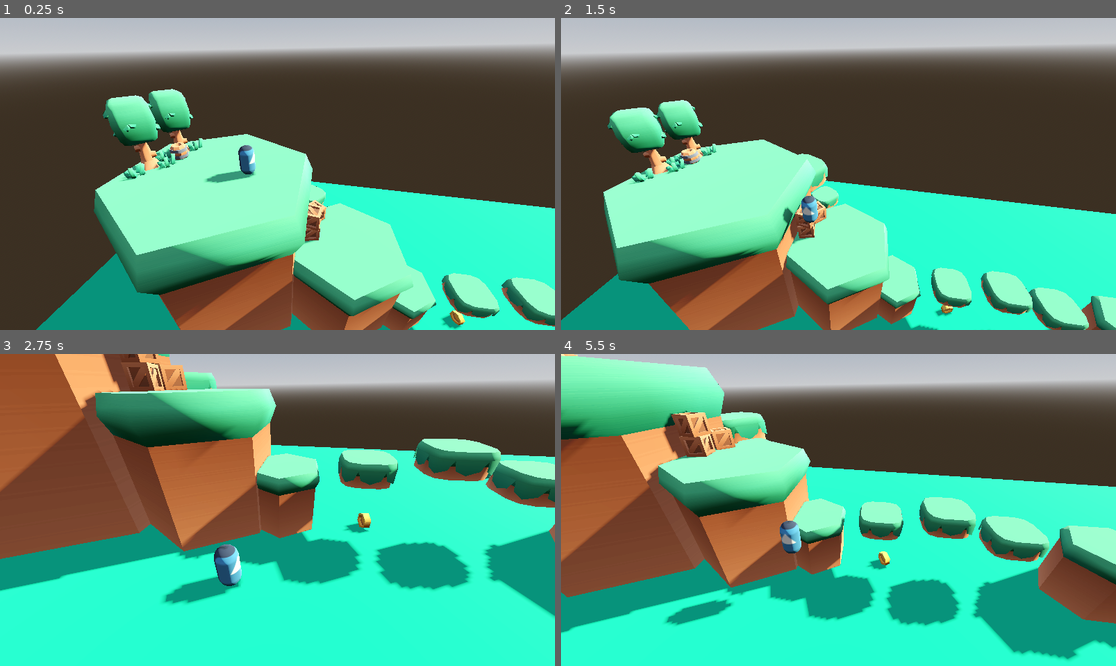
Above: before the commit, frames 1-4 (two rows, left to right).
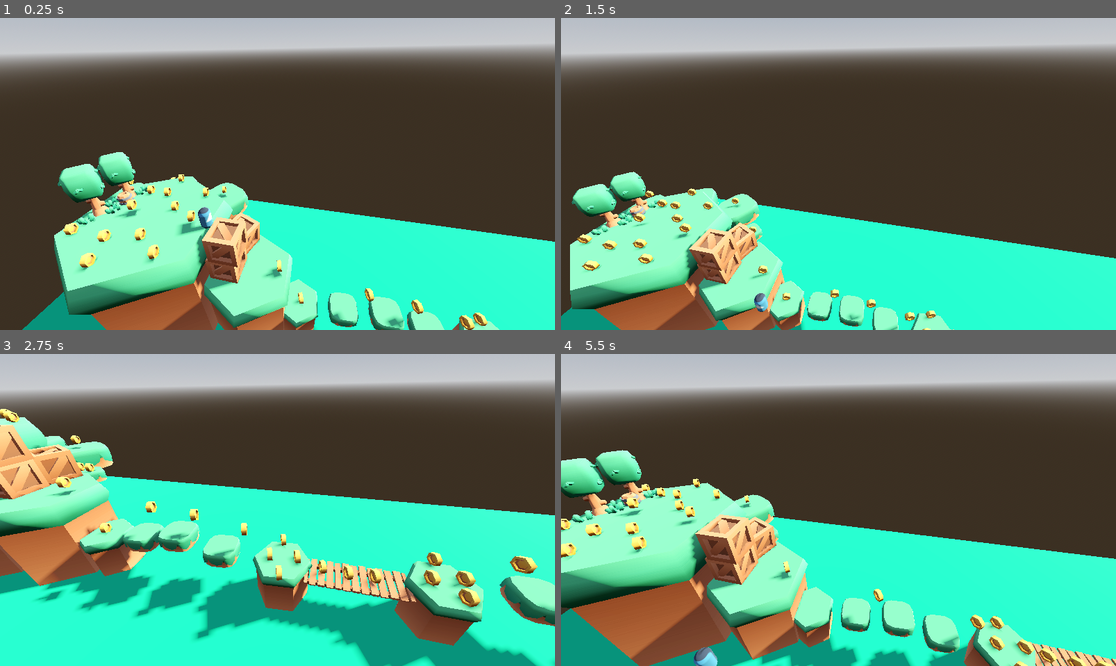
Above: after the commit, the same moments.

Repository: alocinny/3d-game-platformer
Game: Godot game, scene res://scenes/main.tscn
Two runs of this game, one before a commit and one after it. Both use one fixed random seed, a clock stepped at 60 frames per second and the inputs below. The engine's default icon, where the game draws it, is replaced by a stand-in: a white triangle on a blue panel in a dark square.
Inputs:
- Up to frame 1 (0.25 s): no input
- Up to frame 2 (1.5 s): hold D (right) 0.53-1.28 s; tap Space (jump) at 0.77 s; hold S (backwards) from 1.28 s (still down)
- Up to frame 3 (2.75 s): tap Space (jump) at 1.52 s; release S (backwards) at 2.03 s; hold D (right) from 2.03 s (still down)
- Up to frame 4 (5.5 s): release D (right) at 2.78 s; hold W (forward) 2.78-3.53 s; tap Space (jump) at 3.02, 3.77, 4.52 s; hold A (left) 3.53-5.03 s; hold S (backwards) from 5.03 s (still down)

The runs differ from the first frame. In frame 1, 38% of the frame differs, in the area x 4-100%, y 22-100%; in frame 2, 39%; in frame 3, 62%; in frame 4, 66%, in the area x 0-100%, y 0-100%.

Commit message:
add moedas + animação

Diff:
--- a/objects/coin_gold.tscn
+++ b/objects/coin_gold.tscn
@@ -5,6 +5,25 @@
 
 [sub_resource type="ConvexPolygonShape3D" id="ConvexPolygonShape3D_1w08w"]
 points = PackedVector3Array(-0.173205, 0.0999608, -0.075, -3.3915e-05, 0, -0.075, -0.173205, 0.0999608, 0.075, -0.17320 …(234 unchanged characters)…
+
+[sub_resource type="Animation" id="Animation_r3h68"]
+length = 0.001
+tracks/0/type = "value"
+tracks/0/imported = false
+tracks/0/enabled = true
+tracks/0/path = NodePath(".:rotation")
+tracks/0/interp = 1
+tracks/0/loop_wrap = true
+tracks/0/keys = {
+"times": PackedFloat32Array(0),
+"transitions": PackedFloat32Array(1),
+"update": 0,
+"values": [Vector3(0, 0, 0)]
+}
+
+[sub_resource type="Animation" id="Animation_7ubab"]
+resource_name = "collect"
+length = 0.3
 
 [sub_resource type="Animation" id="Animation_1w08w"]
 resource_name = "default"
@@ -21,49 +40,6 @@
 "transitions": PackedFloat32Array(1, 1),
 "update": 0,
 "values": [Vector3(0, 0, 0), Vector3(0, 3.14159, 0)]
-}
-
-[sub_resource type="Animation" id="Animation_r3h68"]
-length = 0.001
-tracks/0/type = "value"
-tracks/0/imported = false
-tracks/0/enabled = true
-tracks/0/path = NodePath(".:rotation")
-tracks/0/interp = 1
-tracks/0/loop_wrap = true
-tracks/0/keys = {
-"times": PackedFloat32Array(0),
-"transitions": PackedFloat32Array(1),
-"update": 0,
-"values": [Vector3(0, 0, 0)]
-}
-tracks/1/type = "value"
-tracks/1/imported = false
-tracks/1/enabled = true
-tracks/1/path = NodePath(".:position")
-tracks/1/interp = 1
-tracks/1/loop_wrap = true
-tracks/1/keys = {
-"times": PackedFloat32Array(0),
-"transitions": PackedFloat32Array(1),
-"update": 0,
-"values": [Vector3(0, 0, 0)]
-}
-
-[sub_resource type="Animation" id="Animation_7ubab"]
-resource_name = "collect"
-length = 0.3
-tracks/0/type = "value"
-tracks/0/imported = false
-tracks/0/enabled = true
-tracks/0/path = NodePath(".:position")
-tracks/0/interp = 1
-tracks/0/loop_wrap = true
-tracks/0/keys = {
-"times": PackedFloat32Array(0, 0.3),
-"transitions": PackedFloat32Array(1, 1),
-"update": 0,
-"values": [Vector3(0, 0, 0), Vector3(0, 0.2, 0)]
 }
 
 [sub_resource type="AnimationLibrary" id="AnimationLibrary_7ubab"]
--- a/scenes/main.tscn
+++ b/scenes/main.tscn
@@ -19,9 +19,10 @@
 glow_enabled = true
 
 [node name="Main" type="Node3D"]
+transform = Transform3D(0.45794, 0, 0, 0, 0.45794, 0, 0, 0, 0.45794, 0, 0, 0)
 
 [node name="Camera3D" type="Camera3D" parent="."]
-transform = Transform3D(-0.224194, -0.515507, 0.827036, -0.0163632, 0.850511, 0.525703, -0.974407, 0.104327, -0.199115, 4.48348, 7.49857, 3.37705)
+transform = Transform3D(-0.52601, -1.2095, 1.94041, -0.0383918, 1.99549, 1.23342, -2.28618, 0.244774, -0.467168, 4.48348, 7.49857, 3.37705)
 script = ExtResource("1_sugp2")
 offset = Vector3(0, 2.605, -1.88)
 follow_speed = 6.0
@@ -41,7 +42,186 @@
 jump_velocity = 9.4
 
 [node name="World" parent="." instance=ExtResource("2_sugp2")]
+transform = Transform3D(1, 0, 0, 0, 1, 0, 0, 0, 1, 0, 0, 0)
 
 [node name="coins" type="Node3D" parent="World"]
 
 [node name="coin-gold" parent="World/coins" instance=ExtResource("4_jyhfs")]
+transform = Transform3D(1, 0, 0, 0, 1, 0, 0, 0, 1, 0, 5.2, 5.931)
+
+[node name="coin-gold2" parent="World/coins" instance=ExtResource("4_jyhfs")]
+transform = Transform3D(1, 0, 0, 0, 1, 0, 0, 0, 1, -0.0740517, 5.2, 8.51854)
+
+[node name="coin-gold3" parent="World/coins" instance=ExtResource("4_jyhfs")]
+transform = Transform3D(1, 0, 0, 0, 1, 0, 0, 0, 1, -0.0763956, 3.2, 2.798)
+
+[node name="coin-gold5" parent="World/coins" instance=ExtResource("4_jyhfs")]
+transform = Transform3D(1, 0, 0, 0, 1, 0, 0, 0, 1, -3.565, 3.7, 6.62259)
+
+[node name="coin-gold6" parent="World/coins" instance=ExtResource("4_jyhfs")]
+transform = Transform3D(1, 0, 0, 0, 1, 0, 0, 0, 1, -3.398, 4, 9.54911)
+
+[node name="coin-gold7" parent="World/coins" instance=ExtResource("4_jyhfs")]
+transform = Transform3D(1, 0, 0, 0, 1, 0, 0, 0, 1, -2.15192, 4.59405, 10.9697)
+
+[node name="coin-gold4" parent="World/coins" instance=ExtResource("4_jyhfs")]
+transform = Transform3D(1, 0, 0, 0, 1, 0, 0, 0, 1, 0, 3.2, 4.147)
+
+[node name="coin-gold8" parent="World/coins" instance=ExtResource("4_jyhfs")]
+transform = Transform3D(1, 0, 0, 0, 1, 0, 0, 0, 1, -0.558077, 5, 7.05833)
+
+[node name="coin-gold9" parent="World/coins" instance=ExtResource("4_jyhfs")]
+transform = Transform3D(1, 0, 0, 0, 1, 0, 0, 0, 1, 1.2627, 5, 9.81032)
+
+[node name="coin-gold10" parent="World/coins" instance=ExtResource("4_jyhfs")]
+transform = Transform3D(1, 0, 0, 0, 1, 0, 0, 0, 1, 0.945673, 5, 7.27356)
+
+[node name="coin-gold11" parent="World/coins" instance=ExtResource("4_jyhfs")]
+transform = Transform3D(1, 0, 0, 0, 1, 0, 0, 0, 1, -1.6212, 5, 6.32752)
+
+[node name="coin-gold12" parent="World/coins" instance=ExtResource("4_jyhfs")]
+transform = Transform3D(1, 0, 0, 0, 1, 0, 0, 0, 1, -1.30416, 5, 7.97104)
+
+[node name="coin-gold13" parent="World/coins" instance=ExtResource("4_jyhfs")]
+transform = Transform3D(1, 0, 0, 0, 1, 0, 0, 0, 1, -2.45846, 2.73827, 4.958)
+
+[node name="coin-gold14" parent="World/coins" instance=ExtResource("4_jyhfs")]
+transform = Transform3D(1, 0, 0, 0, 1, 0, 0, 0, 1, 0.022316, 1.5, 1.89313)
+
+[node name="coin-gold15" parent="World/coins" instance=ExtResource("4_jyhfs")]
+transform = Transform3D(1, 0, 0, 0, 1, 0, 0, 0, 1, -0.0345513, 2.63766, -0.501673)
+
+[node name="coin-gold18" parent="World/coins" instance=ExtResource("4_jyhfs")]
+transform = Transform3D(1, 0, 0, 0, 1, 0, 0, 0, 1, 0, 2.57632, -2.052)
+
+[node name="coin-gold19" parent="World/coins" instance=ExtResource("4_jyhfs")]
+transform = Transform3D(1, 0, 0, 0, 1, 0, 0, 0, 1, 0.0529332, 1.69288, -2.79639)
+
+[node name="coin-gold20" parent="World/coins" instance=ExtResource("4_jyhfs")]
+transform = Transform3D(1, 0, 0, 0, 1, 0, 0, 0, 1, 0.00200073, 2.26961, -3.63366)
+
+[node name="coin-gold21" parent="World/coins" instance=ExtResource("4_jyhfs")]
+transform = Transform3D(1, 0, 0, 0, 1, 0, 0, 0, 1, 0.0839429, 1.5, -4.4089)
+
+[node name="coin-gold22" parent="World/coins" instance=ExtResource("4_jyhfs")]
+transform = Transform3D(1, 0, 0, 0, 1, 0, 0, 0, 1, 0.0219235, 1.5, -5.24616)
+
+[node name="coin-gold23" parent="World/coins" instance=ExtResource("4_jyhfs")]
+transform = Transform3D(1, 0, 0, 0, 1, 0, 0, 0, 1, -0.660289, 1.5, -4.68799)
+
+[node name="coin-gold24" parent="World/coins" instance=ExtResource("4_jyhfs")]
+transform = Transform3D(1, 0, 0, 0, 1, 0, 0, 0, 1, 0.735148, 1.5, -4.84304)
+
+[node name="coin-gold28" parent="World/coins" instance=ExtResource("4_jyhfs")]
+transform = Transform3D(1, 0, 0, 0, 1, 0, 0, 0, 1, 0.0531764, 1.18068, -8.25411)
+
+[node name="coin-gold30" parent="World/coins" instance=ExtResource("4_jyhfs")]
+transform = Transform3D(1, 0, 0, 0, 1, 0, 0, 0, 1, -1.2986, 5, 8.79857)
+
+[node name="coin-gold31" parent="World/coins" instance=ExtResource("4_jyhfs")]
+transform = Transform3D(1, 0, 0, 0, 1, 0, 0, 0, 1, 1.2627, 5, 8.40332)
+
+[node name="coin-gold32" parent="World/coins" instance=ExtResource("4_jyhfs")]
+transform = Transform3D(1, 0, 0, 0, 1, 0, 0, 0, 1, 2.112, 5, 8.01408)
+
+[node name="coin-gold33" parent="World/coins" instance=ExtResource("4_jyhfs")]
+transform = Transform3D(1, 0, 0, 0, 1, 0, 0, 0, 1, 1.45198, 5, 6.32752)
+
+[node name="coin-gold34" parent="World/coins" instance=ExtResource("4_jyhfs")]
+transform = Transform3D(1, 0, 0, 0, 1, 0, 0, 0, 1, -2.39644, 5, 8.06361)
+
+[node name="coin-gold35" parent="World/coins" instance=ExtResource("4_jyhfs")]
+transform = Transform3D(1, 0, 0, 0, 1, 0, 0, 0, 1, -2.45846, 2.73827, 5.55042)
+
+[node name="coin-gold38" parent="World/coins" instance=ExtResource("4_jyhfs")]
+transform = Transform3D(1, 0, 0, 0, 1, 0, 0, 0, 1, -0.00908615, 2.07088, -1.27692)
+
+[node name="coin-gold39" parent="World/coins" instance=ExtResource("4_jyhfs")]
+transform = Transform3D(1, 0, 0, 0, 1, 0, 0, 0, 1, 0.0529332, 1.77388, 0.242561)
+
+[node name="coin-gold40" parent="World/coins" instance=ExtResource("4_jyhfs")]
+transform = Transform3D(1, 0, 0, 0, 1, 0, 0, 0, 1, -1.43922, 5.2, -22.2206)
+
+[node name="coin-gold42" parent="World/coins" instance=ExtResource("4_jyhfs")]
+transform = Transform3D(1, 0, 0, 0, 1, 0, 0, 0, 1, 0.418288, 3.2, -17.0367)
+
+[node name="coin-gold51" parent="World/coins" instance=ExtResource("4_jyhfs")]
+transform = Transform3D(1, 0, 0, 0, 1, 0, 0, 0, 1, 4.05264, 3.7, -21.0347)
+
+[node name="coin-gold52" parent="World/coins" instance=ExtResource("4_jyhfs")]
+transform = Transform3D(1, 0, 0, 0, 1, 0, 0, 0, 1, 2.99429, 4, -23.4642)
+
+[node name="coin-gold53" parent="World/coins" instance=ExtResource("4_jyhfs")]
+transform = Transform3D(1, 0, 0, 0, 1, 0, 0, 0, 1, -1.02576, 4.59405, -21.1102)
+
+[node name="coin-gold54" parent="World/coins" instance=ExtResource("4_jyhfs")]
+transform = Transform3D(1, 0, 0, 0, 1, 0, 0, 0, 1, 1.16964, 3.2, -18.3803)
+
+[node name="coin-gold55" parent="World/coins" instance=ExtResource("4_jyhfs")]
+transform = Transform3D(1, 0, 0, 0, 1, 0, 0, 0, 1, -1.57238, 5, -21.2915)
+
+[node name="coin-gold58" parent="World/coins" instance=ExtResource("4_jyhfs")]
+transform = Transform3D(1, 0, 0, 0, 1, 0, 0, 0, 1, 0.365879, 5, -20.6966)
+
+[node name="coin-gold59" parent="World/coins" instance=ExtResource("4_jyhfs")]
+transform = Transform3D(1, 0, 0, 0, 1, 0, 0, 0, 1, 1.90851, 5, -23.2323)
+
+[node name="coin-gold60" parent="World/coins" instance=ExtResource("4_jyhfs")]
+transform = Transform3D(1, 0, 0, 0, 1, 0, 0, 0, 1, 1.94821, 2.73827, -19.5526)
+
+[node name="coin-gold62" parent="World/coins" instance=ExtResource("4_jyhfs")]
+transform = Transform3D(1, 0, 0, 0, 1, 0, 0, 0, 1, -0.018013, 2.63766, -13.5981)
+
+[node name="coin-gold63" parent="World/coins" instance=ExtResource("4_jyhfs")]
+transform = Transform3D(1, 0, 0, 0, 1, 0, 0, 0, 1, -0.0343497, 2.071, -12.9779)
+
+[node name="coin-gold64" parent="World/coins" instance=ExtResource("4_jyhfs")]
+transform = Transform3D(1, 0, 0, 0, 1, 0, 0, 0, 1, 0.0576013, 1.77388, -14.232)
+
+[node name="coin-gold65" parent="World/coins" instance=ExtResource("4_jyhfs")]
+transform = Transform3D(1, 0, 0, 0, 1, 0, 0, 0, 1, -0.0161984, 2.57632, -12.0532)
+
+[node name="coin-gold67" parent="World/coins" instance=ExtResource("4_jyhfs")]
+transform = Transform3D(1, 0, 0, 0, 1, 0, 0, 0, 1, -0.0297962, 2.26961, -10.4731)
+
+[node name="coin-gold68" parent="World/coins" instance=ExtResource("4_jyhfs")]
+transform = Transform3D(1, 0, 0, 0, 1, 0, 0, 0, 1, -0.0998058, 1.5, -9.66377)
+
+[node name="coin-gold69" parent="World/coins" instance=ExtResource("4_jyhfs")]
+transform = Transform3D(1, 0, 0, 0, 1, 0, 0, 0, 1, 0.0483933, 1.5, -8.83537)
+
+[node name="coin-gold70" parent="World/coins" instance=ExtResource("4_jyhfs")]
+transform = Transform3D(1, 0, 0, 0, 1, 0, 0, 0, 1, 0.512999, 1.5, -9.45213)
+
+[node name="coin-gold71" parent="World/coins" instance=ExtResource("4_jyhfs")]
+transform = Transform3D(1, 0, 0, 0, 1, 0, 0, 0, 1, -0.709721, 1.5, -9.17332)
+
+[node name="coin-gold73" parent="World/coins" instance=ExtResource("4_jyhfs")]
+transform = Transform3D(1, 0, 0, 0, 1, 0, 0, 0, 1, 0.00230764, 1.1819, -7.50912)
+
+[node name="coin-gold76" parent="World/coins" instance=ExtResource("4_jyhfs")]
+transform = Transform3D(1, 0, 0, 0, 1, 0, 0, 0, 1, -1.0545, 3.2, -18.0521)
+
+[node name="coin-gold77" parent="World/coins" instance=ExtResource("4_jyhfs")]
+transform = Transform3D(1, 0, 0, 0, 1, 0, 0, 0, 1, -0.131427, 5, -22.4268)
+
+[node name="coin-gold80" parent="World/coins" instance=ExtResource("4_jyhfs")]
+transform = Transform3D(1, 0, 0, 0, 1, 0, 0, 0, 1, 0.365879, 5, -20.6966)
+
+[node name="coin-gold81" parent="World/coins" instance=ExtResource("4_jyhfs")]
+transform = Transform3D(1, 0, 0, 0, 1, 0, 0, 0, 1, 1.49369, 5, -21.8132)
+
+[node name="coin-gold82" parent="World/coins" instance=ExtResource("4_jyhfs")]
+transform = Transform3D(1, 0, 0, 0, 1, 0, 0, 0, 1, 2.13701, 2.73827, -18.8)
+
+[node name="coin-gold83" parent="World/coins" instance=ExtResource("4_jyhfs")]
+transform = Transform3D(1, 0, 0, 0, 1, 0, 0, 0, 1, 0.0937595, 1.5, -16.1334)
+
+[node name="coin-gold86" parent="World/coins" instance=ExtResource("4_jyhfs")]
+transform = Transform3D(1, 0, 0, 0, 1, 0, 0, 0, 1, 0.0483629, 1.69288, -11.3325)
+
+[node name="coin-gold47" parent="World/coins" instance=ExtResource("4_jyhfs")]
+transform = Transform3D(1, 0, 0, 0, 1, 0, 0, 0, 1, -0.040339, 1.18117, -6.02141)
+
+[node name="coin-gold48" parent="World/coins" instance=ExtResource("4_jyhfs")]
+transform = Transform3D(1, 0, 0, 0, 1, 0, 0, 0, 1, 0.0339623, 1.1819, -6.76564)
--- a/scripts/PlayerMovement.gd
+++ b/scripts/PlayerMovement.gd
@@ -40,4 +40,10 @@
 		#var target_rotation = Quaternion(Transform3D().looking_at(look_direction, Vector3.UP).basis)
 		#var smooth_rotation = Quaternion(basis).slerp(target_rotation, delta * 5.0)
 		#
-		#global_transform.basis = Basis(smooth_rotation)
+		#global_transform.basis = Basis(smooth_rotati
+
+var moedas_coletadas: int = 0
+
+func adicionar_moeda(valor: int = 1):
+	moedas_coletadas += valor
+	print("moedas: %d" % moedas_coletadas)
--- a/scripts/coin_gold.gd
+++ b/scripts/coin_gold.gd
@@ -1,6 +1,11 @@
 extends Area3D
 
+@export var valor: int =1
+
 func _on_body_entered(body: Node3D) -> void:
+	if body.has_method("adicionar_moeda"):
+		body.adicionar_moeda(valor)
+
 	print("o player colidiu")
 	$AnimationPlayer.play("collect")
 	queue_free()
